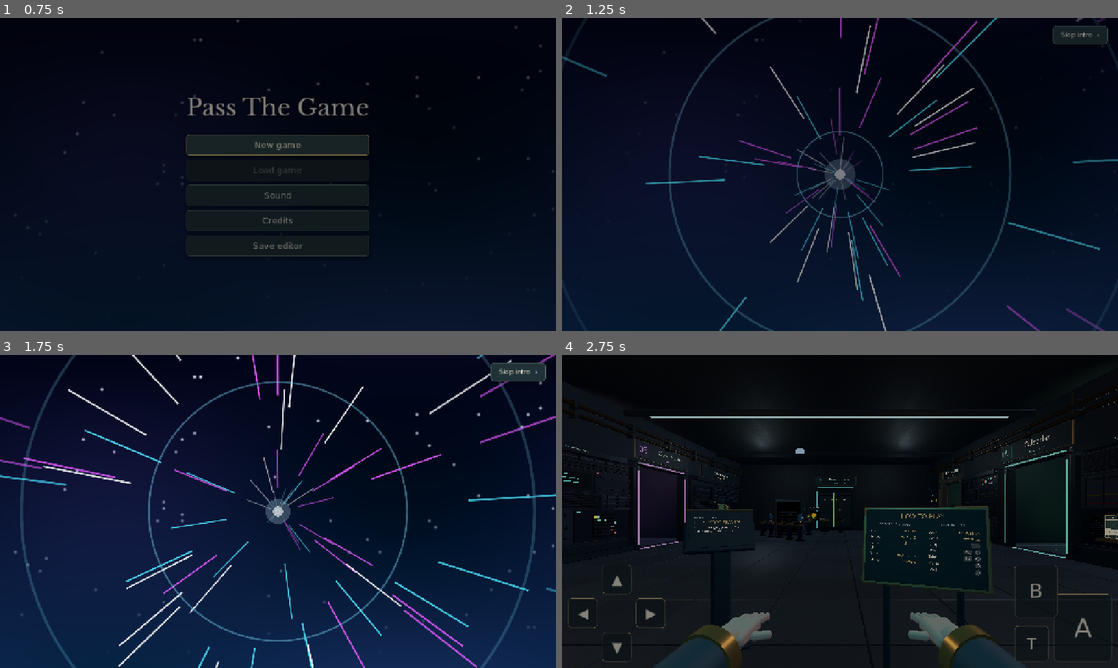
Above: before the commit, frames 1-4 (two rows, left to right).
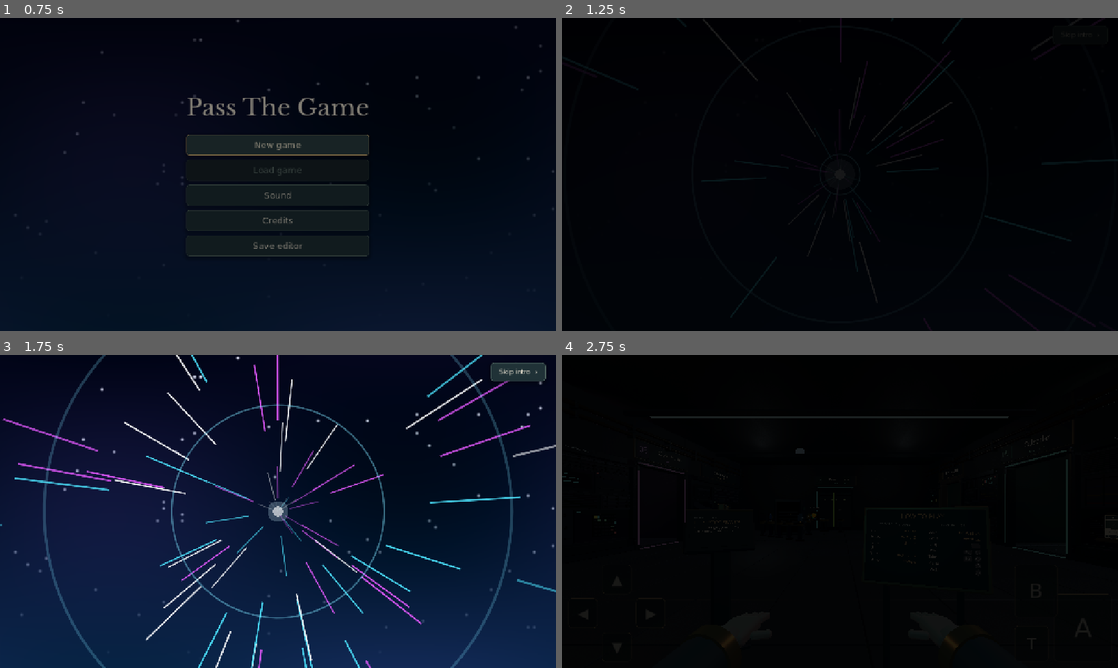
Above: after the commit, the same moments.

Repository: amberwhitehead/pass-the-game
Game: Godot game, scene res://scenes/title/title.tscn
Two runs of this game, one before a commit and one after it. Both use one fixed random seed, a clock stepped at 60 frames per second and the inputs below.
Inputs:
- Up to frame 1 (0.75 s): click "New game" at 0.5 s
- Up to frame 2 (1.25 s): no input
- Up to frame 3 (1.75 s): click "Skip intro ›" at 1.25 s
- Up to frame 4 (2.75 s): click "Skip intro ›" at 2 s

Frame 1 is identical in both runs. In frame 2, 56% of the frame differs, in the area x 0-100%, y 0-100%; in frame 3, 8.6%; in frame 4, 18%.

Commit message:
SceneManager: threaded loading + shader warm-up during fade

Diff:
--- a/godot/autoload/scene_manager.gd
+++ b/godot/autoload/scene_manager.gd
@@ -3,6 +3,7 @@
 
 var _fade: ColorRect
 var _busy := false
+var _loading_label: Label
 
 
 func _ready() -> void:
@@ -14,6 +15,14 @@
 	_fade.mouse_filter = Control.MOUSE_FILTER_IGNORE
 	_fade.set_anchors_preset(Control.PRESET_FULL_RECT)
 	add_child(_fade)
+	_loading_label = Label.new()
+	_loading_label.text = "Loading…"
+	_loading_label.horizontal_alignment = HORIZONTAL_ALIGNMENT_CENTER
+	_loading_label.vertical_alignment = VERTICAL_ALIGNMENT_CENTER
+	_loading_label.set_anchors_preset(Control.PRESET_FULL_RECT)
+	_loading_label.modulate.a = 0.0
+	_loading_label.mouse_filter = Control.MOUSE_FILTER_IGNORE
+	add_child(_loading_label)
 
 
 ## True from the start of a fade until the next scene is fully shown.
@@ -21,14 +30,51 @@
 	return _busy
 
 
+## Loads and shows a scene. Loading is threaded so the engine stays responsive;
+## the scene is rendered (invisibly) for a few frames first so its shaders compile
+## during the fade-in rather than mid-play.
 func change_scene(path: String, fade_time := 0.4) -> void:
 	if _busy:
 		return
 	_busy = true
-	_fade.mouse_filter = Control.MOUSE_FILTER_STOP  # swallow taps mid-transition
+	_fade.mouse_filter = Control.MOUSE_FILTER_STOP
 	await _fade_to(1.0, fade_time)
-	get_tree().change_scene_to_file(path)
+	# show loading text
+	var tw := create_tween()
+	tw.tween_property(_loading_label, "modulate:a", 1.0, 0.15)
+	await tw.finished
+
+	# threaded load
+	ResourceLoader.load_threaded_request(path)
+	var packed: PackedScene = null
+	while true:
+		var status := ResourceLoader.load_threaded_get_status(path)
+		if status == ResourceLoader.THREAD_LOAD_LOADED:
+			packed = ResourceLoader.load_threaded_get(path) as PackedScene
+			break
+		if status == ResourceLoader.THREAD_LOAD_FAILED:
+			break
+		await get_tree().process_frame
+	if packed == null:
+		_loading_label.modulate.a = 0.0
+		_fade.mouse_filter = Control.MOUSE_FILTER_IGNORE
+		_busy = false
+		return
+
+	# instantiate once, keep invisible to warm shaders for a few frames, then show
+	var prev := get_tree().current_scene
+	var inst := packed.instantiate()
+	inst.visible = false
+	get_tree().root.add_child(inst)
+	for i in 4:
+		await get_tree().process_frame
+	inst.visible = true
+	get_tree().current_scene = inst
+	if prev and is_instance_valid(prev):
+		prev.queue_free()
 	await get_tree().process_frame
+
+	_loading_label.modulate.a = 0.0
 	await _fade_to(0.0, fade_time)
 	_fade.mouse_filter = Control.MOUSE_FILTER_IGNORE
 	_busy = false
